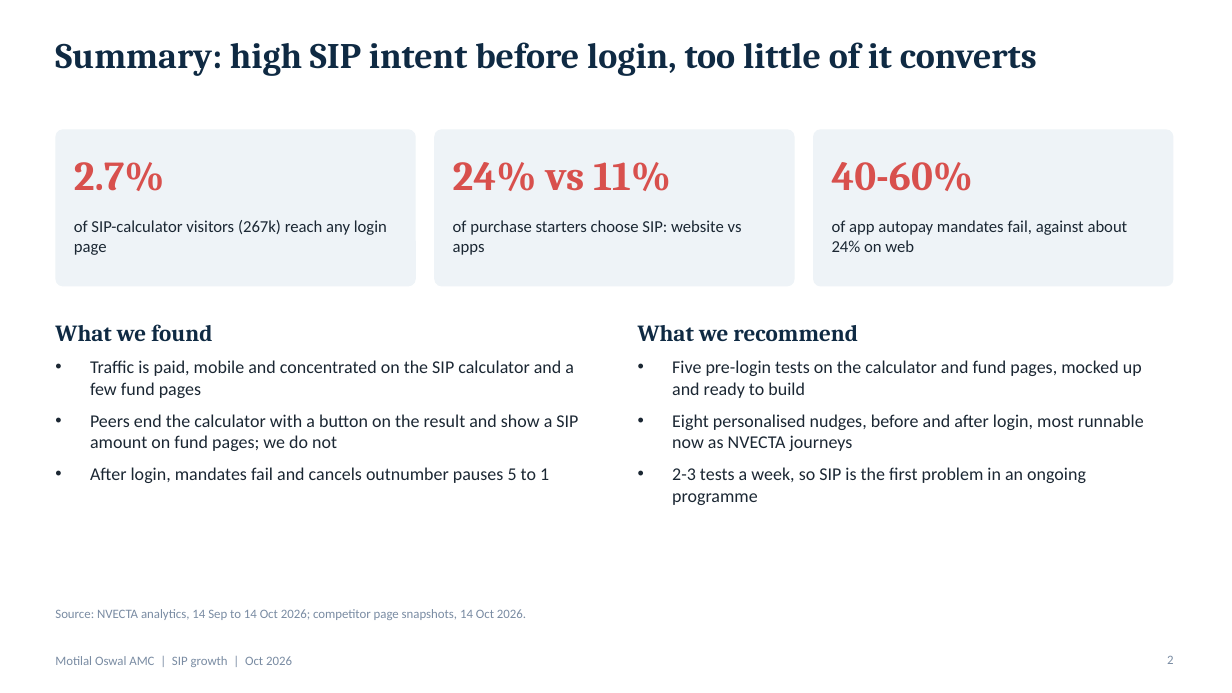
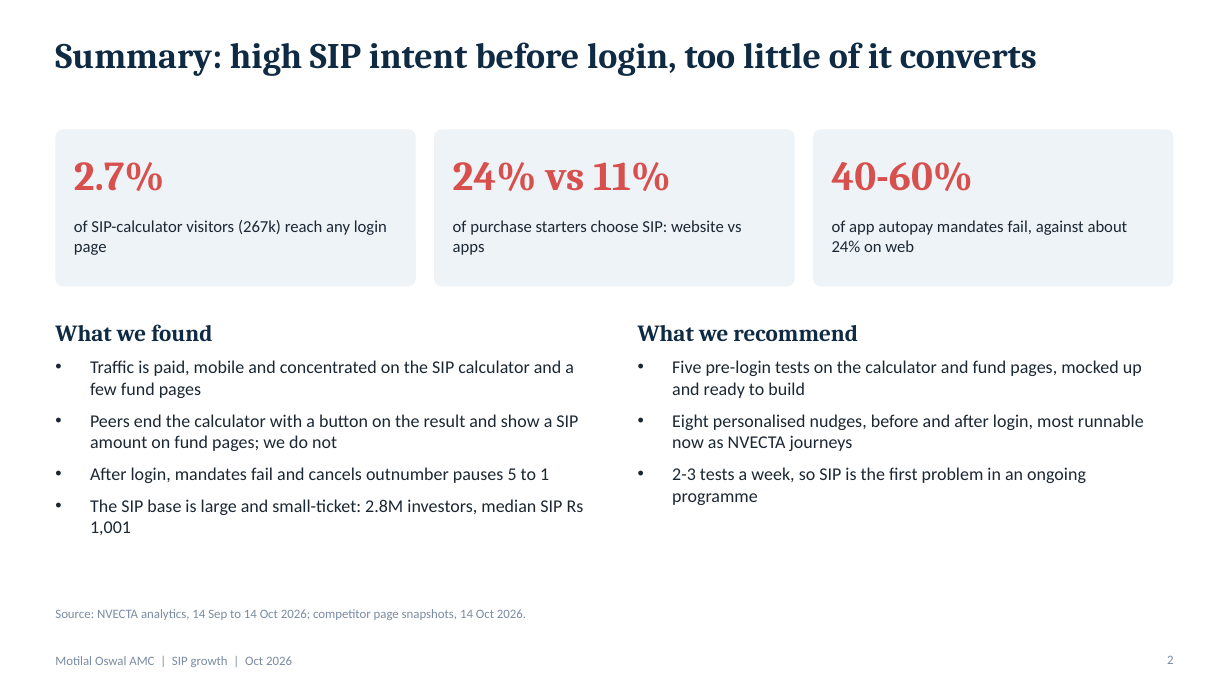
Before and after one commit to mandy7/Projects, a slide deck: slide 2 of SIP_Growth_Programme.pptx. Drawn at 1232x693 pixels with LibreOffice and Linux fonts; fonts in the diff are those of the drawing. Boxes give left, top, right and bottom in pixels: in the first picture for what was removed or moved away, otherwise in the second. Text is boxed around its words. In the diff, an @@ line names an element or a change of style, - is before the commit and + after.

```diff
--- a/SIP_Growth_Programme.pptx
+++ b/SIP_Growth_Programme.pptx
@@ text at box(90, 499, 584, 535): paragraph added @@
+• The SIP base is large and small-ticket: 2.8M investors, median SIP Rs 1,001
```
Also in this commit, not shown: 6 other slides changed, 1 slide added.
